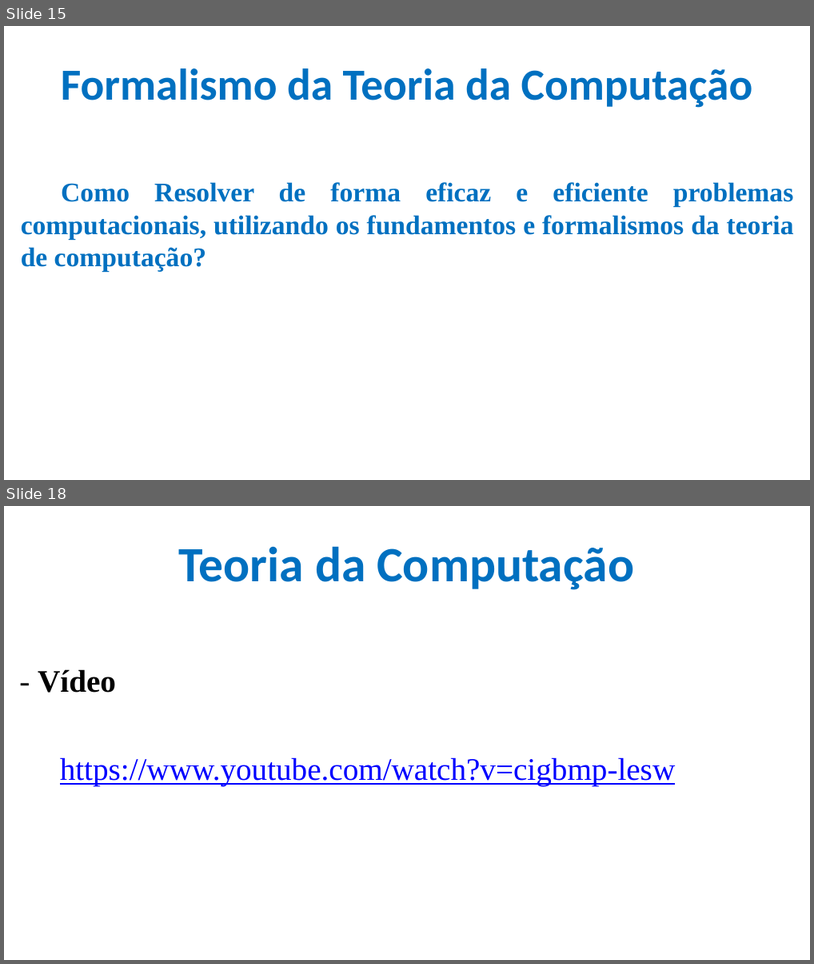
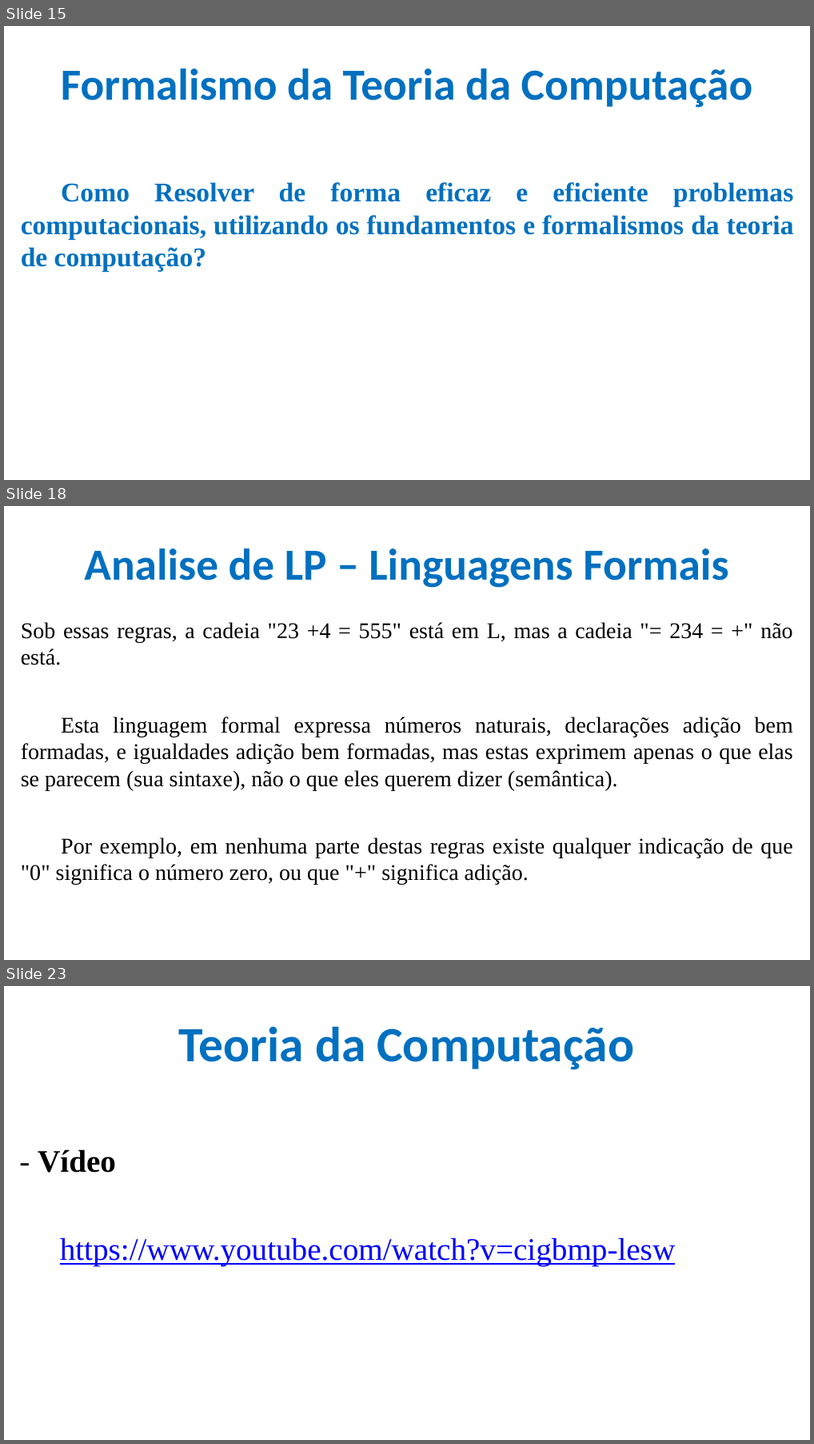
Before and after one commit to CloudEducationBrazil/WydenTeoriaCompiladores, a slide deck: 01 Classes/Aula 01 Teoria de Compiladores.pptx. Shown one above the other, each under a label of ours: slides 15 and 18 before the commit, slides 15, 18 and 23 after it; the slides between them are not shown. The pictures are 814x964 and 814x1444 pixels, drawn with LibreOffice and Linux fonts; fonts in the diff are those of the drawing; background and template pictures are left out. Boxes give left, top, right and bottom in pixels: in the first picture for what was removed or moved away, otherwise in the second. Text is boxed around its words. In the diff, an @@ line names an element or a change of style, - is before the commit and + after.

Commit message:
Linguagens formais

```diff
--- a/01 Classes/Aula 01 Teoria de Compiladores.pptx
+++ b/01 Classes/Aula 01 Teoria de Compiladores.pptx
@@ slide 18 added at bbox=[4, 506, 810, 960], background picture (left out) @@
@@ title added at bbox=[84, 548, 729, 588], 39.6 pt, text #0070C0, bold @@
+Analise de LP – Linguagens Formais
@@ text added at bbox=[21, 622, 794, 884], 20 pt, text #000000 @@
+Sob essas regras, a cadeia "23 +4 = 555" está em L, mas a cadeia "= 234 = +" não está.
+Esta linguagem formal expressa números naturais, declarações adição bem formadas, e igualdades adição bem formadas, mas estas exprimem apenas o que elas se parecem (sua sintaxe), não o que eles querem dizer (semântica).
+Por exemplo, em nenhuma parte destas regras existe qualquer indicação de que "0" significa o número zero, ou que "+" significa adição.
@@ what was slide 18 is now slide 23 @@
```
Also in this commit, not shown: 1 slide changed, 4 other slides added.
